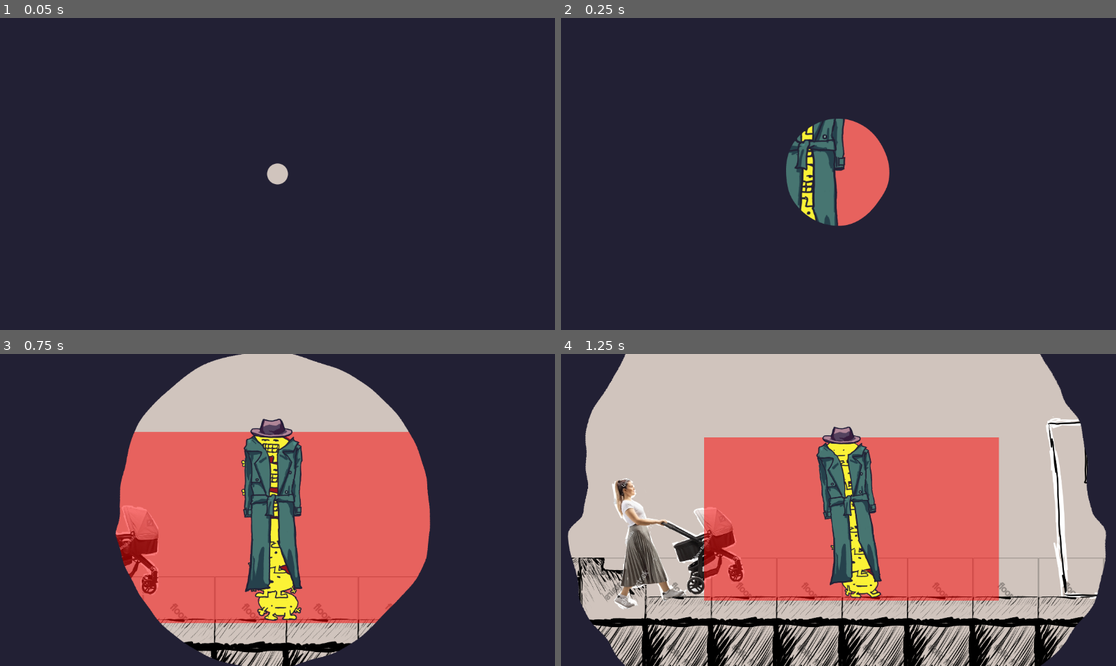
Above: before the commit, frames 1-4 (two rows, left to right).
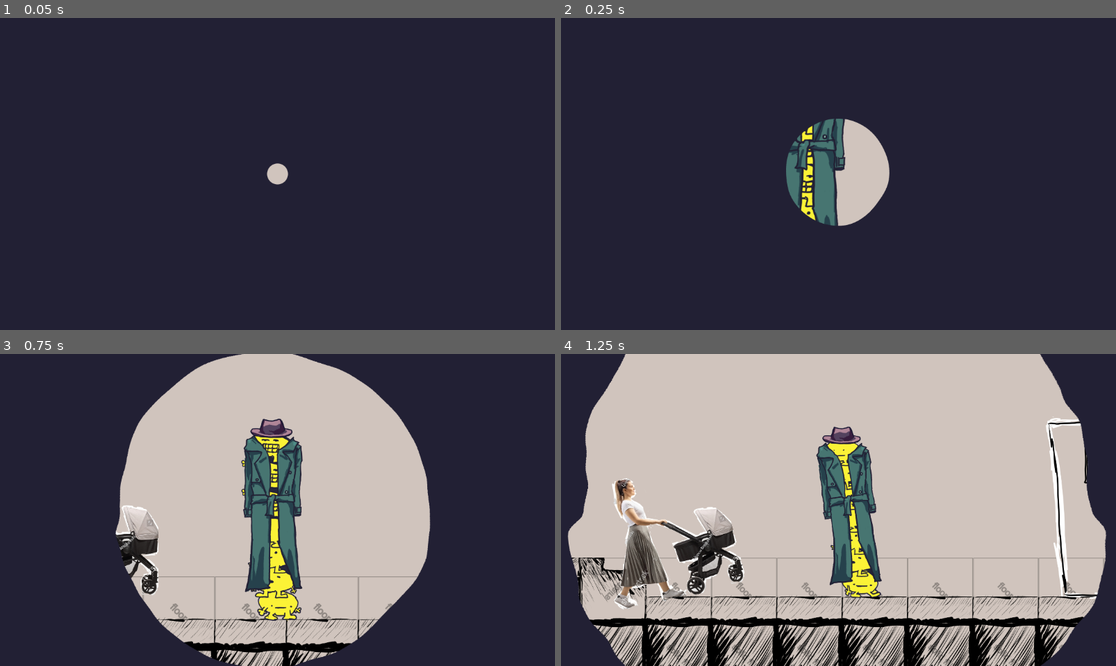
Above: after the commit, the same moments.

Repository: JCoMcL/gourt-game
Game: Godot game, scene res://level/level-container.tscn
Two runs of this game, one before a commit and one after it. Both use one fixed random seed, a clock stepped at 60 frames per second and the inputs below.
Inputs (mouse positions are in pixels of both pictures, inside the frame that each line leads up to):
- Up to frame 1 (0.05 s): no input
- Up to frame 2 (0.25 s): no input
- Up to frame 3 (0.75 s): move the mouse to (399, 494) at 0.52 s; hold Right (go right) from 0.53 s (still down); hold Up (enter door) from 0.53 s (still down); click (399, 494) at 0.67 s
- Up to frame 4 (1.25 s): keep holding Right (go right); keep holding Up (enter door)

Frame 1 is identical in both runs. In frame 2, 2.3% of the frame differs, in the area x 49-60%, y 32-67%; in frame 3, 27%, in the area x 20-78%, y 24-87%; in frame 4, 24%.

Commit message:
remove debug drawing code and update docs

Diff:
--- a/actors/conversation.gd
+++ b/actors/conversation.gd
@@ -48,14 +48,6 @@
 		await line.call()
 		display_line()
 
-func _process(delta):
-	queue_redraw()
-
-func _draw():
-	var r = Yute.get_global_rect(self)
-	r.position -= position
-	draw_rect(r, Color("blue", 0.5))
-
 var started = false
 func start():
 	if started:
--- a/player.gd
+++ b/player.gd
@@ -33,7 +33,6 @@
 	return c
 
 func _process(delta):
-	queue_redraw()
 	if player_character:
 		player_character.command(get_commands())
 	Engine.time_scale = 0.1 if Input.is_action_pressed("slomo") else 1.0
@@ -155,8 +154,3 @@
 		return false
 	player_character = a
 	return player_character == a
-
-func _draw():
-	var r = Yute.get_global_rect($ActivationZone)
-	r.position -= position
-	draw_rect(r, Color("red", 0.5))
Not shown, changed: README.md
Not shown, changed: level/office-level/todo.md
